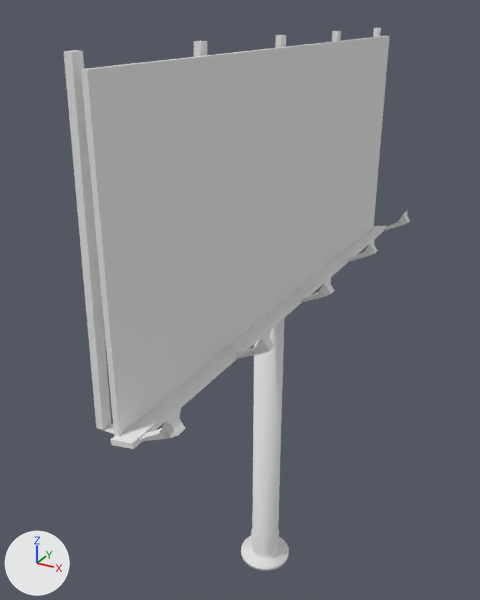
What one commit did to the OBJ model Models/billboard/billboard.obj.
One viewpoint serves both versions: a 50 mm lens placed at (17.6, -36.0, 39.2), pointed at (-1.9, -0.6, 21.5). The lights are fixed; the arrows at lower left show +X, +Y and +Z. Where no turn or scale is listed for an object, it has been applied to the vertices.

Objects in the first picture: 'Cube', 'light', 'pole', 'sign'.
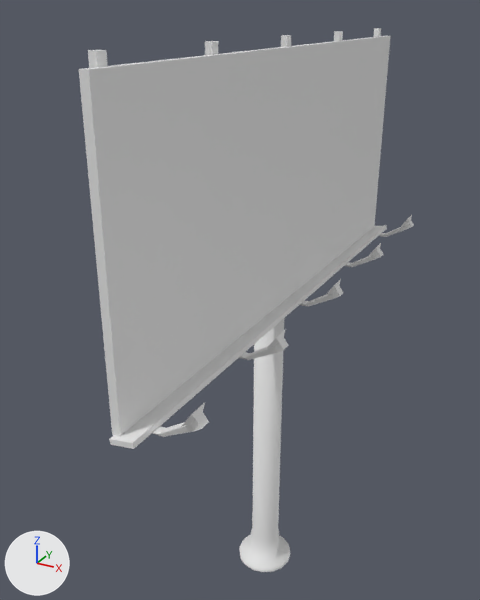
Pixel boxes (x1, y1, x2, y2) of what changed, in the pictures (480 x 600 px; the box of a moved part takes in the faces that stretch with it):
'sign', reshaped: before (81, 36, 390, 436); after (79, 36, 391, 436)
'light', reshaped: before (64, 28, 410, 441); after (88, 28, 414, 437)
'pole', reshaped (6% wider): before (241, 319, 289, 571); after (239, 319, 290, 572)
part 1 of me_light, moved or reshaped: before (64, 50, 186, 441); after (281, 35, 343, 306)
part 2 of me_light, moved or reshaped: before (194, 41, 275, 359); after (334, 31, 383, 267)
part 3 of me_light, moved or reshaped: before (275, 35, 335, 303); after (373, 28, 414, 237)
part 4 of me_light, moved or reshaped: before (332, 31, 378, 262); after (205, 41, 289, 360)
part 5 of me_light, moved or reshaped: before (373, 28, 410, 231); after (88, 50, 209, 437)

The change in detail:
me_light has 140 vertices, 130 faces and spans x -0.1..4.3, y -17.5..17.5, z 21.8..37.8.
me_light is used by ob_light; location (0.0, 0.0, 0.0).
me_light part 1: the loose piece of 28 vertices spanning x -0.1..4.3, y -17.5..-16.3, z 21.8..37.8 is turned -1 degrees about the y axis through its middle, then moved by (0.5, 16.9, 0.0).
me_light part 2: the loose piece of 28 vertices spanning x -0.1..4.3, y -9.0..-7.9, z 21.8..37.8 is turned -1 degrees about the y axis through its middle, then moved by (0.5, 16.5, 0.0).
me_light part 3: the loose piece of 28 vertices spanning x -0.1..4.3, y -0.6..0.6, z 21.8..37.8 is turned -1 degrees about the y axis through its middle, then moved by (0.5, 16.0, 0.0).
me_light part 4: the loose piece of 28 vertices spanning x -0.1..4.3, y 7.9..9.0, z 21.8..37.8 is turned -1 degrees about the y axis through its middle, then moved by (0.5, -16.5, 0.0).
me_light part 5: the loose piece of 28 vertices spanning x -0.1..4.3, y 16.3..17.5, z 21.8..37.8 is turned -1 degrees about the y axis through its middle, then moved by (0.5, -32.9, 0.0).
me_pole is used by ob_pole; location (0.0, 0.0, 0.0).
me_pole had 224 vertices, 194 faces and spanned x -1.9..1.9, y -1.9..1.9, z 0.0..31.0.
me_pole no longer uses material mat_material_001 (white #e7e7e7).
me_pole now has 97 vertices, 96 faces and spans x -2.0..2.0, y -2.0..2.0, z 0.0..31.0.
Part 6, on me_pole:
144 vertices are removed from x -1.9..1.9, y -1.9..1.9, z 0.0..31.0.
194 faces are deleted.
3 vertices in x -0.4..0.4, y 0.9..1.0, z 0.6 move by (0.0, 0.1, -0.3).
3 vertices in x 0.9..1.0, y -0.4..0.4, z 0.6 move by (0.1, 0.0, -0.3).
3 vertices in x -0.4..0.4, y -1.0..-0.9, z 0.6 move by (0.0, -0.1, -0.3).
3 vertices in x -1.0..-0.9, y -0.4..0.4, z 0.6 move by (-0.1, 0.0, -0.3).
20 vertices move from x -1.0..1.0, y -1.0..1.0, z 0.3..0.6 to x -2.0..2.0, y -2.0..2.0, z 0.3.
17 vertices are added at x -2.0..2.0, y -2.0..2.0, z 0.0..31.0.
96 new faces join them.
me_sign has 8 vertices, 6 faces and spans x 1.0..1.3, y -17.3..17.3, z 22.0..37.3.
me_sign is used by ob_sign; location (0.0, 0.0, 0.0).
Before the commit, vertices of me_sign: 0 (1.0, -17.3, 22.0) at pixel (114, 435), 1 (1.0, -17.3, 37.3) at pixel (80, 69), 2 (1.0, 17.3, 22.0), 3 (1.0, 17.3, 37.3) at pixel (386, 35), 4 (1.3, -17.3, 22.0) at pixel (119, 437).
Before the commit, vertices of me_sign: 5 (1.3, -17.3, 37.3) at pixel (87, 69), 6 (1.3, 17.3, 22.0) at pixel (373, 227), 7 (1.3, 17.3, 37.3) at pixel (389, 35).
Part 7, on me_sign:
Vertices 0 to 3 of me_sign move by (-0.1, 0.0, 0.0).
Vertices 4 to 7 of me_sign move by (0.1, 0.0, 0.0).
